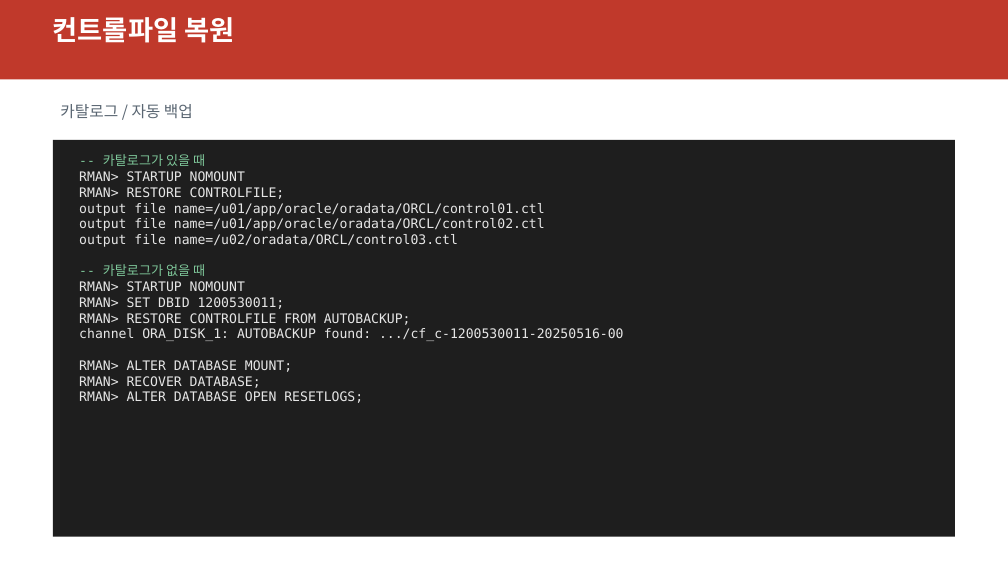
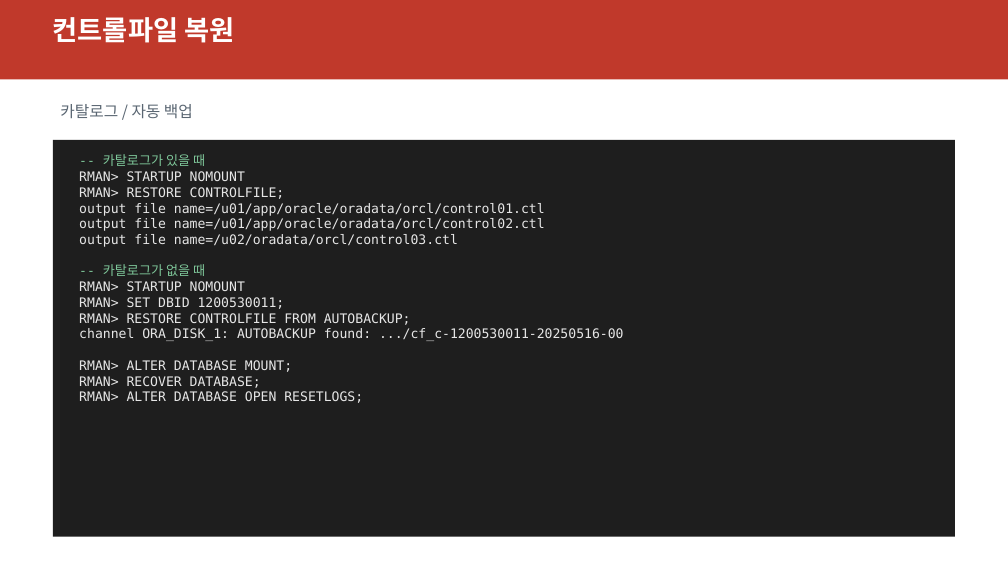
Before and after one commit to elpisk/OracleManual, a slide deck: slide 18 of BACKUP&RECOVERY/15장/15장_RMAN_복구_시나리오.pptx. Drawn at 1008x567 pixels with LibreOffice and Linux fonts; fonts in the diff are those of the drawing. Boxes give left, top, right and bottom in pixels: in the first picture for what was removed or moved away, otherwise in the second. Text is boxed around its words. In the diff, an @@ line names an element or a change of style, - is before the commit and + after.

```diff
--- a/BACKUP&RECOVERY/15장/15장_RMAN_복구_시나리오.pptx
+++ b/BACKUP&RECOVERY/15장/15장_RMAN_복구_시나리오.pptx
@@ text at (x1=79, y1=203, x2=545, y2=247): text changed @@
-output file name=/u01/app/oracle/oradata/ORCL/control01.ctl
-output file name=/u01/app/oracle/oradata/ORCL/control02.ctl
-output file name=/u02/oradata/ORCL/control03.ctl
+output file name=/u01/app/oracle/oradata/orcl/control01.ctl
+output file name=/u01/app/oracle/oradata/orcl/control02.ctl
+output file name=/u02/oradata/orcl/control03.ctl
```
Also in this commit, not shown: 2 other slides changed, 55 other files.
